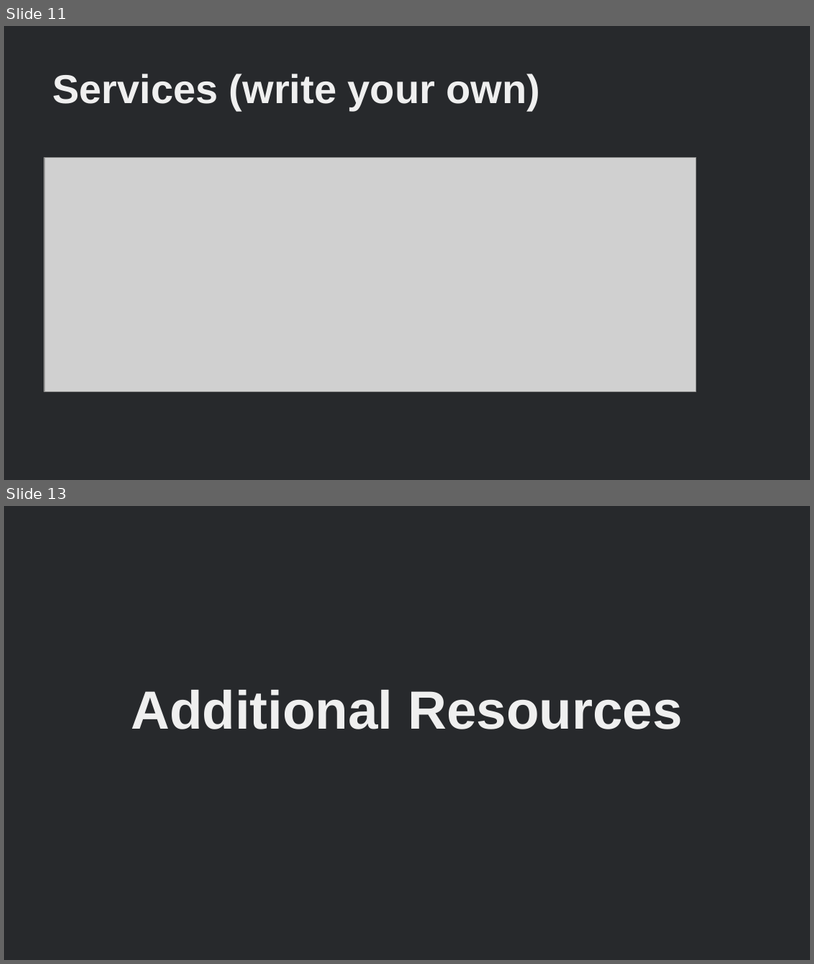
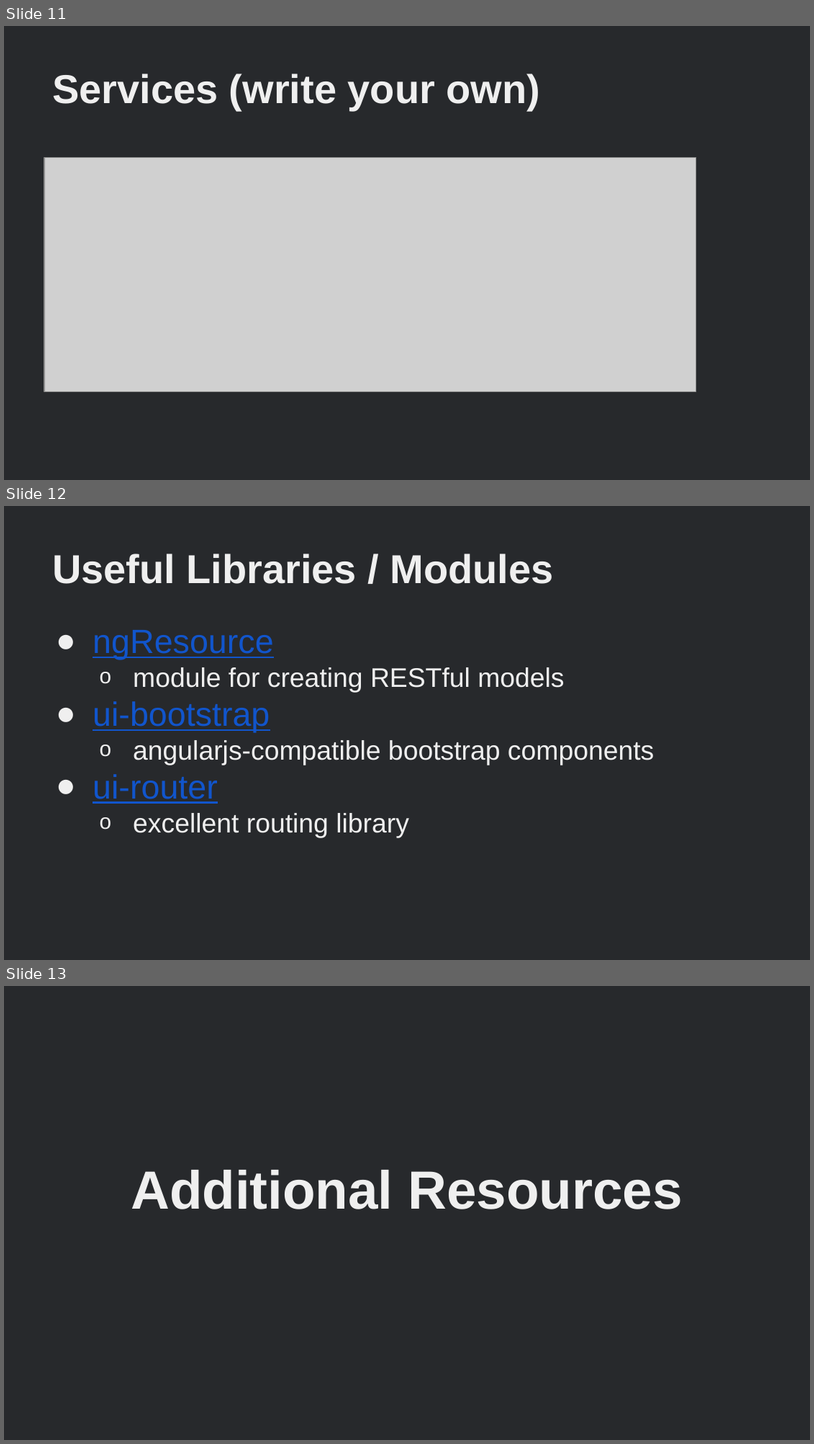
Before and after one commit to shelman/angular-tutorial, a slide deck: AngularJS Tutorial Slides.pptx. Shown one above the other, each under a label of ours: slides 11 and 13 before the commit, slides 11, 12 and 13 after it; the slides between them are not shown. The pictures are 814x964 and 814x1444 pixels, drawn with LibreOffice and Linux fonts; fonts in the diff are those of the drawing; grey boxes stand for pictures. Boxes give left, top, right and bottom in pixels: in the first picture for what was removed or moved away, otherwise in the second. Text is boxed around its words. In the diff, an @@ line names an element or a change of style, - is before the commit and + after.

```diff
--- a/AngularJS Tutorial Slides.pptx
+++ b/AngularJS Tutorial Slides.pptx
@@ slide 12 added at (4, 506, 810, 960), background #27292C @@
@@ title added at (52, 554, 554, 584), 36 pt, text #EFEFEF, bold @@
+Useful Libraries / Modules
@@ text added at (93, 630, 654, 837), 24 pt, text #EFEFEF @@
+● ngResource
+  o module for creating RESTful models
+● ui-bootstrap
+  o angularjs-compatible bootstrap components
+● ui-router
+  o excellent routing library
```
Also in this commit, not shown: 3 slides changed, 1 slide removed, 7 other files.
